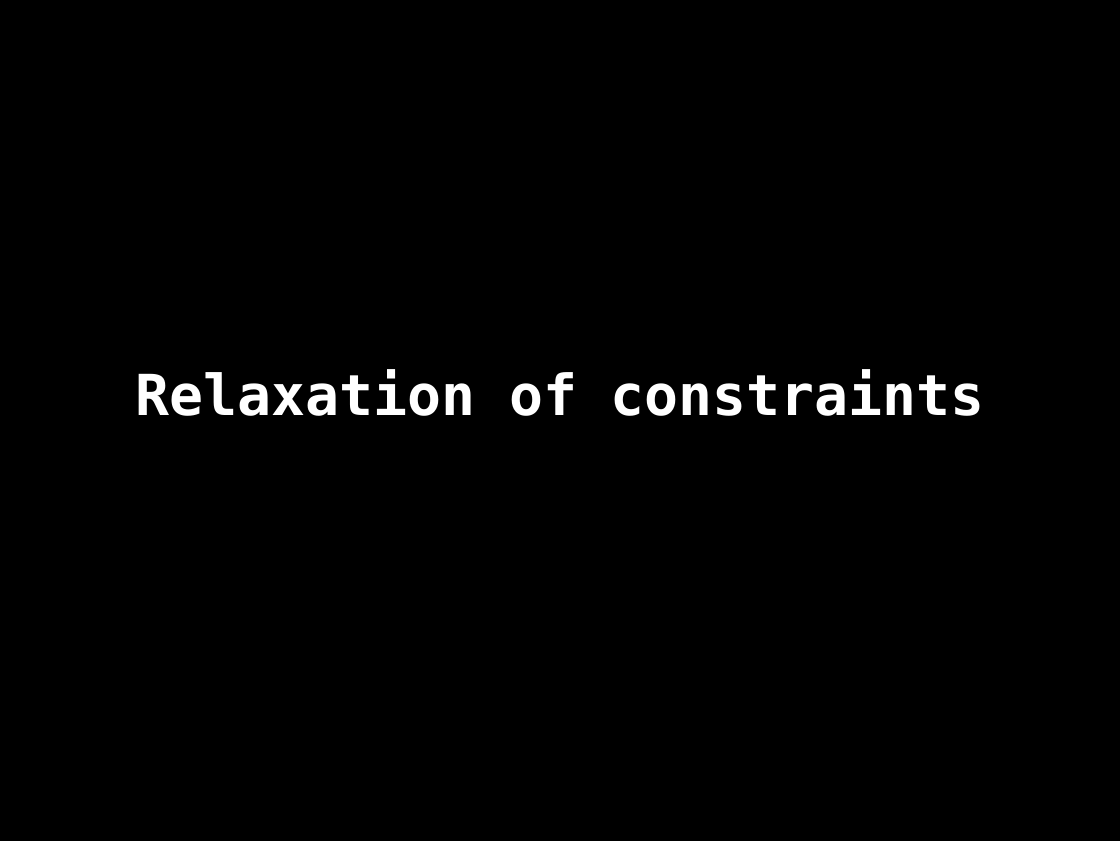
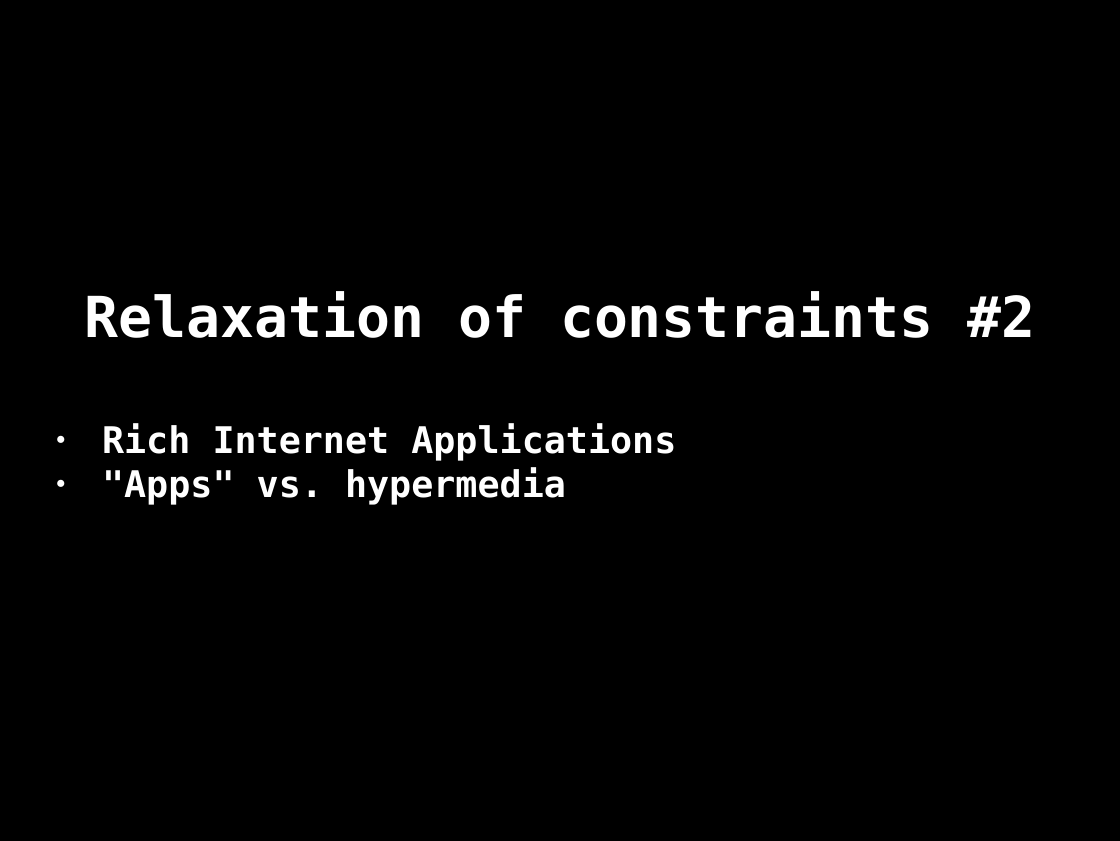
Before and after one commit to danja/hyperdata-2015, a slide deck: slide 70 of docs/salzburg/slides.odp (slide 59 before the commit). Drawn at 1120x841 pixels with LibreOffice and Linux fonts; fonts in the diff are those of the drawing. Boxes give left, top, right and bottom in pixels: in the first picture for what was removed or moved away, otherwise in the second. Text is boxed around its words. In the diff, an @@ line names an element or a change of style, - is before the commit and + after.

```diff
--- a/docs/salzburg/slides.odp
+++ b/docs/salzburg/slides.odp
@@ subtitle at (85,291,1036,505): text changed; size 40 to 26 pt @@
-Relaxation of constraints
+Relaxation of constraints #2
+● Rich Internet Applications
+● "Apps" vs. hypermedia
```
Also in this commit, not shown: 21 other slides changed, 25 slides added, 14 slides removed, 17 other files.
